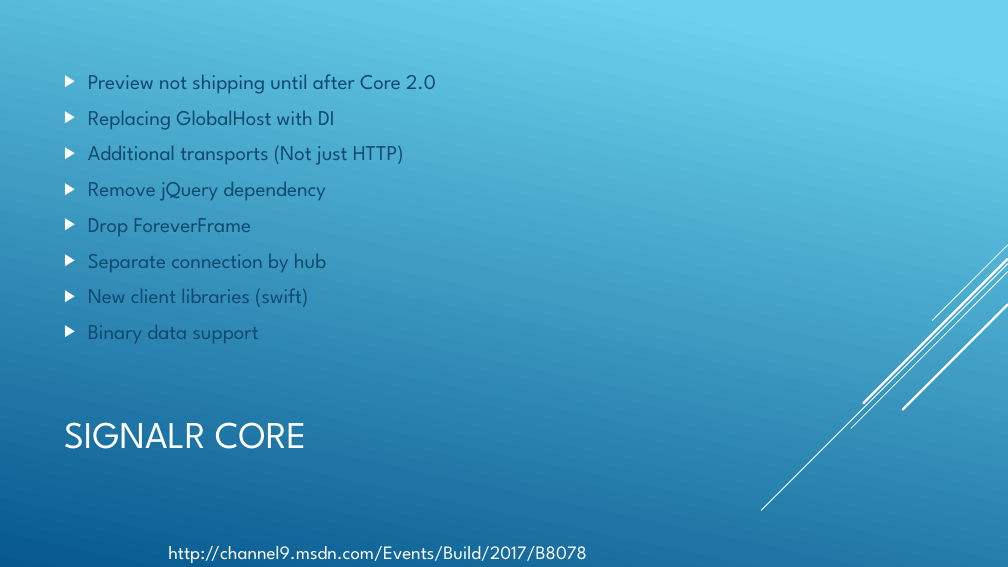
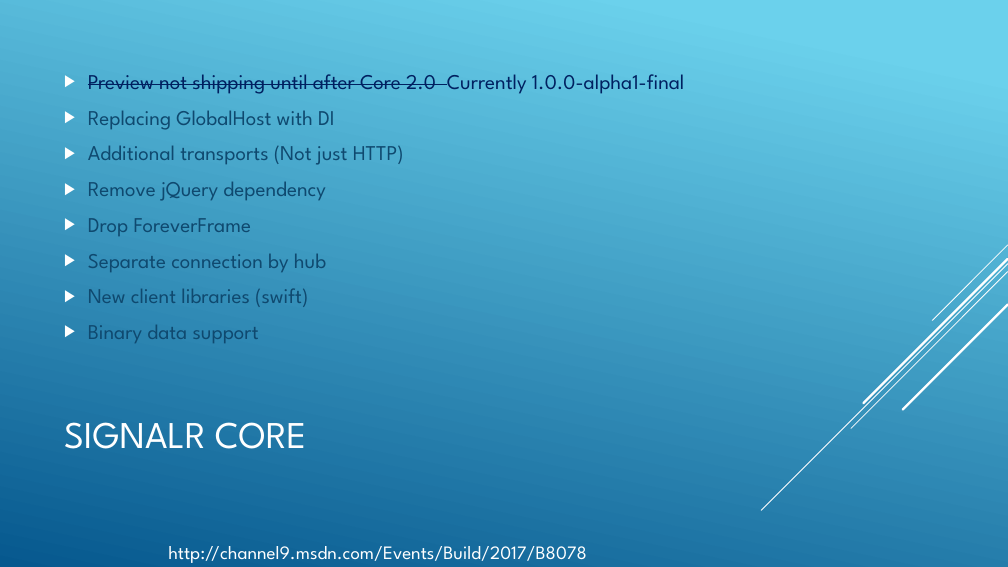
Before and after one commit to jwooley/SignalrRxSamples, a slide deck: slide 11 of Getting Pushy with SignalR and Rx.pptx. Drawn at 1008x567 pixels with LibreOffice and Linux fonts; fonts in the diff are those of the drawing. Boxes give left, top, right and bottom in pixels: in the first picture for what was removed or moved away, otherwise in the second. Text is boxed around its words. In the diff, an @@ line names an element or a change of style, - is before the commit and + after.

```diff
--- a/Getting Pushy with SignalR and Rx.pptx
+++ b/Getting Pushy with SignalR and Rx.pptx
@@ text at (88, 74, 685, 94): text changed; text colour #0F496F to #002060 @@
-▶ Preview not shipping until after Core 2.0
+▶ Preview not shipping until after Core 2.0 Currently 1.0.0-alpha1-final
```
Also in this commit, not shown: 2 other slides changed, 1 slide added, 12 other files.
